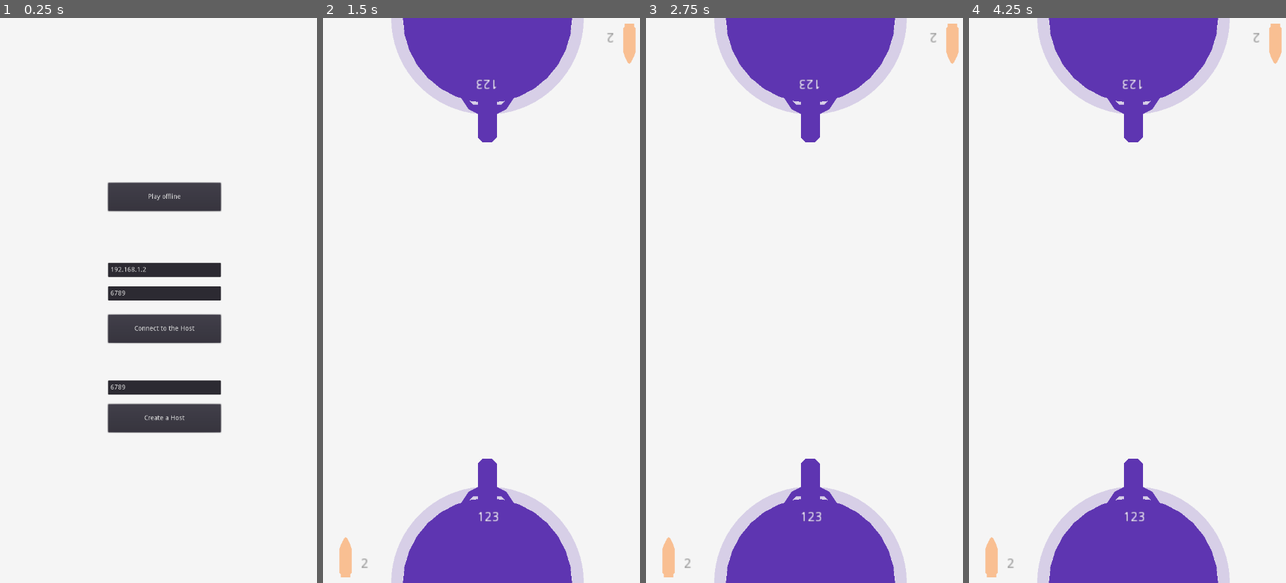
Above: before the commit, frames 1-4 (left to right).
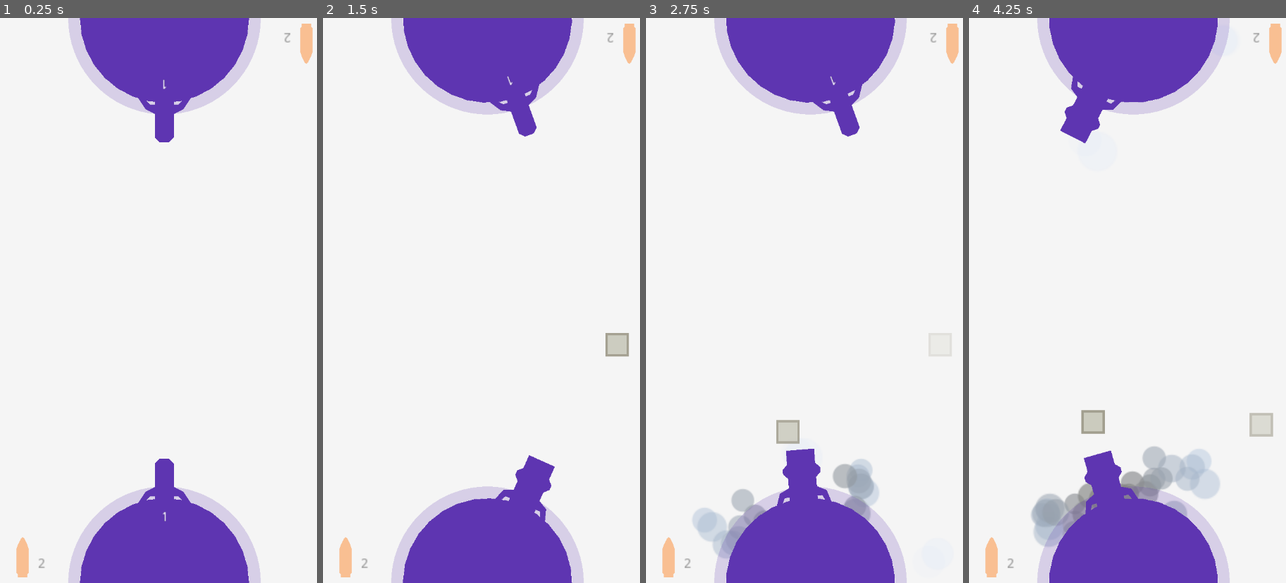
Above: after the commit, the same moments.

Repository: HassanHeydariNasab/2-player-battle
Game: Godot game, scene res://Main.tscn
The game is run twice, just before and just after one commit, with the same random seed, the same clock (stepped at 60 frames per second) and the same inputs. Before the commit the project starts from res://Lobby.tscn.
Inputs (mouse positions are in pixels of both pictures, inside the frame that each line leads up to):
- Up to frame 1 (0.25 s): no input
- Up to frame 2 (1.5 s): click (487, 328) at 0.5 s, where only the run before the commit has a clickable "Connect to the Host"; tap Enter at 1.25 s; move the mouse to (560, 272) at 1.27 s; hold Right (A_right) from 1.28 s (still down); hold Down (A_change_weapon) from 1.28 s (still down); click (560, 272) at 1.42 s
- Up to frame 3 (2.75 s): tap Up (A_shoot) at 1.55 s; release Right (A_right) at 2 s; release Down (A_change_weapon) at 2 s; drag from (744, 328) to (794, 413) at 2.02 s
- Up to frame 4 (4.25 s): move the mouse to (1165, 176) at 2.77 s; hold Right (A_right) 2.78-3.5 s; hold S (B_change_weapon) 2.78-3.5 s; tap W (B_shoot) at 3.05 s; drag from (1117, 413) to (1035, 215) at 3.52 s

The runs differ from the first frame. In frame 1, 26% of the frame differs, in the area x 5-99%, y 0-100%; in frame 2, 2.9%; in frame 3, 4.3%; in frame 4, 6.5%.

Commit message:
Remove network stuff

Diff:
--- a/Base.gd
+++ b/Base.gd
@@ -37,19 +37,15 @@
 		rockets = value
 		nRockets.set_text(str(value))
 
-#TODO harmful on server
 var gunLevel = 1 setget set_gunLevel
-sync func set_gunLevel(value):
-	if get_tree().get_rpc_sender_id() == 1 or (G.is_server and G.is_online) or not G.is_online:
-		if value >= 0 and value <= 100:
-			gunLevel = value
-			GunLevel.set_text(str(value))
-			GunInterval.set_wait_time(1.0/(value+10)*5)
+func set_gunLevel(value):
+	if value >= 0 and value <= 100:
+		gunLevel = value
+		GunLevel.set_text(str(value))
+		GunInterval.set_wait_time(1.0/(value+10)*5)
 
 func inc_gunLevel(by):
 	self.gunLevel += by
-	if G.is_online:
-		self.rpc('set_gunLevel', self.gunLevel)
 
 
 func _ready():
@@ -84,32 +80,32 @@
 		area.queue_free()
 
 
-slave func _set_rotation(angle):
+func _set_rotation(angle):
 	set_rotation(deg2rad(angle))
 
-slave func _rotate(angle):
+func _rotate(angle):
 	rotate(deg2rad(angle))
 
-slave func Gun_start():
+func Gun_start():
 	Gun.Interval.start()
 
-slave func Gun_stop():
+func Gun_stop():
 	Gun.Interval.stop()
 
-slave func Launchpad_start():
+func Launchpad_start():
 	Launchpad.Interval.start()
 	Launchpad.DustR.set_emitting(true)
 	Launchpad.DustL.set_emitting(true)
 	Launchpad.Launch.play()
 
-slave func Launchpad_stop():
+func Launchpad_stop():
 	Launchpad.Interval.stop()
 	Launchpad.DustR.set_emitting(false)
 	Launchpad.DustL.set_emitting(false)
 	Launchpad.Launch.stop()
 
 
-slave func _change_weapon():
+func _change_weapon():
 	if Gun.is_visible_in_tree():
 		Gun.hide()
 		Gun.Interval.stop()
@@ -121,9 +117,4 @@
 
 
 func _on_ChangeWeapon_pressed():
-	if G.Main.is_online:
-		if get_network_master() == get_tree().get_network_unique_id():
-			rpc('_change_weapon')
-			_change_weapon()
-	else:
-		_change_weapon()
+	_change_weapon()
--- a/Bullet.tscn
+++ b/Bullet.tscn
@@ -3,59 +3,29 @@
 [ext_resource path="res://Bullet.gd" type="Script" id=1]
 
 [sub_resource type="RectangleShape2D" id=1]
-
-custom_solver_bias = 0.0
 extents = Vector2( 5, 25 )
 
 [node name="Bullet" type="Area2D"]
-
 scale = Vector2( 0.6, 0.6 )
-input_pickable = true
-gravity_vec = Vector2( 0, 1 )
-gravity = 98.0
-linear_damp = 0.1
-angular_damp = 1.0
 collision_layer = 2
 collision_mask = 5
-audio_bus_override = false
-audio_bus_name = "Master"
 script = ExtResource( 1 )
-_sections_unfolded = [ "Collision", "Transform" ]
 
-[node name="Look" type="Polygon2D" parent="." index="0"]
+[node name="Look" type="Polygon2D" parent="."]
+color = Color( 1, 0.701961, 0, 1 )
+polygon = PoolVector2Array( -5, -20, -3.33333, -26.6667, 0, -30, 3.33333, -26.6667, 5, -20, 5, 20, -5, 20 )
 
-polygon = PoolVector2Array( -5, -20, -3.33333, -26.6667, 0, -30, 3.33333, -26.6667, 5, -20, 5, 20, -5, 20 )
-uv = PoolVector2Array(  )
-color = Color( 1, 0.701961, 0, 1 )
-vertex_colors = PoolColorArray(  )
-offset = Vector2( 0, 0 )
-antialiased = false
-texture = null
-texture_offset = Vector2( 0, 0 )
-texture_scale = Vector2( 1, 1 )
-texture_rotation_degrees = 0.0
-invert_enable = false
-invert_border = 100.0
-
-[node name="CollisionShape2D" type="CollisionShape2D" parent="." index="1"]
-
+[node name="CollisionShape2D" type="CollisionShape2D" parent="."]
 position = Vector2( 0, -5 )
 shape = SubResource( 1 )
 
-[node name="Tick" type="Timer" parent="." index="2"]
-
-process_mode = 1
+[node name="Tick" type="Timer" parent="."]
 wait_time = 0.02
-one_shot = false
 autostart = true
 
-[node name="Lifetime" type="Timer" parent="." index="3"]
-
-process_mode = 1
+[node name="Lifetime" type="Timer" parent="."]
 wait_time = 5.0
-one_shot = false
 autostart = true
 
 [connection signal="timeout" from="Tick" to="." method="_on_Tick_timeout"]
-
 [connection signal="timeout" from="Lifetime" to="." method="_on_Lifetime_timeout"]
--- a/GunUpgrade.gd
+++ b/GunUpgrade.gd
@@ -41,15 +41,9 @@
 	area.queue_free()
 	Lifetime.stop_all()
 	if get_global_position().y > G.Main.screenSize.y/2:
-		if not G.is_online:
-			G.Main.BaseA.inc_gunLevel(1)
-		elif get_tree().get_network_unique_id() == 1:
-			G.Main.BaseA.inc_gunLevel(1)
+		G.Main.BaseA.inc_gunLevel(1)
 	else:
-		if not G.is_online:
-			G.Main.BaseB.inc_gunLevel(1)
-		elif get_tree().get_network_unique_id() == 1:
-			G.Main.BaseB.inc_gunLevel(1)
+		G.Main.BaseB.inc_gunLevel(1)
 	Pick.start()
 
 
--- a/Main.gd
+++ b/Main.gd
@@ -27,7 +27,6 @@
 var is_online = false
 func _ready():
 	G.Main = self
-	is_online = G.is_online
 	BaseA.is_A = true
 	BaseB.is_A = false
 	BaseB.set_rotation(deg2rad(180))
@@ -36,31 +35,8 @@
 	set_process(true)
 	set_physics_process(true)
 
-
-	var args = OS.get_cmdline_args()
-
-	if is_online:
-		if G.is_server:
-			# create server
-			var peer = NetworkedMultiplayerENet.new()
-			peer.create_server(G.listen_to_port, 2)
-			get_tree().set_network_peer(peer)
-			get_tree().connect("network_peer_connected", self, "_player_connected")
-			get_tree().connect("network_peer_disconnected", self, "_player_disconnected")
-
-			$RocketPackInterval.start()
-			$GunUpgradeInterval.start()
-		else:
-			# connect client to server
-			var peer = NetworkedMultiplayerENet.new()
-			peer.create_client(G.connect_to_IP, G.connect_to_port)
-			get_tree().set_network_peer(peer)
-			get_tree().connect("connected_to_server", self, "_connected_ok")
-			get_tree().connect("connection_failed", self, "_connected_fail")
-			get_tree().connect("server_disconnected", self, "_server_disconnected")
-	else:
-		$RocketPackInterval.start()
-		$GunUpgradeInterval.start()
+	$RocketPackInterval.start()
+	$GunUpgradeInterval.start()
 
 
 func _draw():
@@ -76,11 +52,7 @@
 	if event is InputEventScreenDrag or event is InputEventScreenTouch:
 #		printt(event.position, event.index)
 		# rotation
-		if not is_online and event.position.y > screenSize.y/2:
-			BaseA._set_rotation(event.position.x*90/screenSize.x-45)
-			is_touching = true
-		elif is_online and BaseA.get_network_master() == get_tree().get_network_unique_id():
-			BaseA.rpc('_set_rotation', event.position.x*90/screenSize.x-45)
+		if event.position.y > screenSize.y/2:
 			BaseA._set_rotation(event.position.x*90/screenSize.x-45)
 			is_touching = true
 		# gunshot
@@ -88,170 +60,73 @@
 			is_touching = false
 			if BaseA.Gun.is_visible_in_tree():
 				if event.is_pressed() and BaseA.Gun.Interval.is_stopped():
-					if is_online and BaseA.get_network_master() == get_tree().get_network_unique_id():
-						BaseA.rpc('Gun_start')
-						BaseA.Gun_start()
-					else:
-						BaseA.Gun_start()
+					BaseA.Gun_start()
 				elif event is InputEventScreenTouch and (not event.is_pressed()):
-					if is_online:
-						BaseA.rpc('Gun_stop')
-						BaseA.Gun_stop()
-					else:
-						BaseA.Gun_stop()
+					BaseA.Gun_stop()
 			else:
 				if event.is_pressed() and BaseA.Launchpad.Interval.is_stopped() and BaseA.rockets >= 1:
-					if is_online and BaseA.get_network_master() == get_tree().get_network_unique_id():
-						BaseA.rpc('Launchpad_start')
-						BaseA.Launchpad_start()
-					else:
-						BaseA.Launchpad_start()
+					BaseA.Launchpad_start()
 				elif event is InputEventScreenTouch and (not event.is_pressed()):
-					if is_online and BaseA.get_network_master() == get_tree().get_network_unique_id():
-						BaseA.rpc('Launchpad_stop')
-						BaseA.Launchpad_stop()
-					else:
-						BaseA.Launchpad_stop()
+					BaseA.Launchpad_stop()
 
 		# rotation
-		if not is_online and event.position.y < screenSize.y/2:
+		if event.position.y < screenSize.y/2:
 			BaseB._set_rotation(event.position.x*90/-screenSize.x-135)
-			is_touching = true
-		elif is_online and BaseB.get_network_master() == get_tree().get_network_unique_id():
-			BaseB.rpc('_set_rotation', event.position.x*90/screenSize.x+135)
-			BaseB._set_rotation(event.position.x*90/screenSize.x+135)
 			is_touching = true
 		# gunshot
 		if is_touching:
 			is_touching = false
 			if BaseB.Gun.is_visible_in_tree():
 				if event.is_pressed() and BaseB.Gun.Interval.is_stopped():
-					if is_online and BaseB.get_network_master() == get_tree().get_network_unique_id():
-						BaseB.rpc('Gun_start')
-						BaseB.Gun_start()
-					else:
-						BaseB.Gun_start()
+					BaseB.Gun_start()
 				elif event is InputEventScreenTouch and (not event.is_pressed()):
-					if is_online:
-						BaseB.rpc('Gun_stop')
-						BaseB.Gun_stop()
-					else:
-						BaseB.Gun_stop()
+					BaseB.Gun_stop()
 			else:
 				if event.is_pressed() and BaseB.Launchpad.Interval.is_stopped() and BaseB.rockets >= 1:
-					if is_online and BaseB.get_network_master() == get_tree().get_network_unique_id():
-						BaseB.rpc('Launchpad_start')
-						BaseB.Launchpad_start()
-					else:
-						BaseB.Launchpad_start()
+					BaseB.Launchpad_start()
 				elif event is InputEventScreenTouch and (not event.is_pressed()):
-					if is_online and BaseB.get_network_master() == get_tree().get_network_unique_id():
-						BaseB.rpc('Launchpad_stop')
-						BaseB.Launchpad_stop()
-					else:
-						BaseB.Launchpad_stop()
+					BaseB.Launchpad_stop()
 	elif event is InputEventKey:
 		# change weapon
 		if event.is_action_pressed('A_change_weapon'):
-			if not is_online:
-				BaseA._change_weapon()
-			elif is_online:
-				if BaseA.get_network_master() == get_tree().get_network_unique_id():
-					BaseA.rpc('_change_weapon')
-					BaseA._change_weapon()
-				elif BaseB.get_network_master() == get_tree().get_network_unique_id():
-					BaseB.rpc('_change_weapon')
-					BaseB._change_weapon()
+			BaseA._change_weapon()
 		elif event.is_action_pressed('B_change_weapon'):
-			if not is_online:
-				BaseB._change_weapon()
+			BaseB._change_weapon()
 		# shooting
 		elif event.is_action_pressed('A_shoot'):
-			if not is_online:
-				if BaseA.Gun.is_visible_in_tree():
-					BaseA.Gun_start()
-				else:
-					if BaseA.Launchpad.Interval.is_stopped() and BaseA.rockets >= 1:
-						BaseA.Launchpad_start()
+			if BaseA.Gun.is_visible_in_tree():
+				BaseA.Gun_start()
 			else:
-				if BaseA.get_network_master() == get_tree().get_network_unique_id():
-					if BaseA.Gun.is_visible_in_tree():
-						BaseA.rpc('Gun_start')
-						BaseA.Gun_start()
-					else:
-						if BaseA.Launchpad.Interval.is_stopped() and BaseA.rockets >= 1:
-							BaseA.rpc('Launchpad_start')
-							BaseA.Launchpad_start()
-				elif BaseB.get_network_master() == get_tree().get_network_unique_id():
-					if BaseB.Gun.is_visible_in_tree():
-						BaseB.rpc('Gun_start')
-						BaseB.Gun_start()
-					else:
-						if BaseB.Launchpad.Interval.is_stopped() and BaseB.rockets >= 1:
-							BaseB.rpc('Launchpad_start')
-							BaseB.Launchpad_start()
+				if BaseA.Launchpad.Interval.is_stopped() and BaseA.rockets >= 1:
+					BaseA.Launchpad_start()
 		elif event.is_action_pressed('B_shoot'):
-			if not is_online:
-				if BaseB.Gun.is_visible_in_tree():
-					BaseB.Gun_start()
-				else:
-					if BaseB.Launchpad.Interval.is_stopped() and BaseB.rockets >= 1:
-						BaseB.Launchpad_start()
+			if BaseB.Gun.is_visible_in_tree():
+				BaseB.Gun_start()
+			else:
+				if BaseB.Launchpad.Interval.is_stopped() and BaseB.rockets >= 1:
+					BaseB.Launchpad_start()
 		# stop shooting
 		elif event.is_action_released('A_shoot'):
-			if not is_online:
-				if BaseA.Gun.is_visible_in_tree():
-					BaseA.Gun_stop()
-				else:
-					BaseA.Launchpad_stop()
+			if BaseA.Gun.is_visible_in_tree():
+				BaseA.Gun_stop()
 			else:
-				if BaseA.get_network_master() == get_tree().get_network_unique_id():
-					if BaseA.Gun.is_visible_in_tree():
-						BaseA.rpc('Gun_stop')
-						BaseA.Gun_stop()
-					else:
-						BaseA.rpc('Launchpad_stop')
-						BaseA.Launchpad_stop()
-				elif BaseB.get_network_master() == get_tree().get_network_unique_id():
-					if BaseB.Gun.is_visible_in_tree():
-						BaseB.rpc('Gun_stop')
-						BaseB.Gun_stop()
-					else:
-						BaseB.rpc('Launchpad_stop')
-						BaseB.Launchpad_stop()
+				BaseA.Launchpad_stop()
 		elif event.is_action_released('B_shoot'):
-			if not is_online:
-				if BaseB.Gun.is_visible_in_tree():
-					BaseB.Gun_stop()
-				else:
-					BaseB.Launchpad_stop()
+			if BaseB.Gun.is_visible_in_tree():
+				BaseB.Gun_stop()
+			else:
+				BaseB.Launchpad_stop()
 
 
 func _physics_process(delta):
-	if not is_online:
-		if Input.is_action_pressed('A_left'):
-			BaseA.rotate(deg2rad(-2))
-		elif Input.is_action_pressed('A_right'):
-			BaseA.rotate(deg2rad(2))
-		if Input.is_action_pressed('B_left'):
-			BaseB.rotate(deg2rad(2))
-		elif Input.is_action_pressed('B_right'):
-			BaseB.rotate(deg2rad(-2))
-	elif is_online:
-		if Input.is_action_pressed('A_left'):
-			if BaseA.get_network_master() == get_tree().get_network_unique_id():
-				BaseA.rpc('_rotate', -2)
-				BaseA._rotate(-2)
-			elif BaseB.get_network_master() == get_tree().get_network_unique_id():
-				BaseB.rpc('_rotate', -2)
-				BaseB._rotate(-2)
-		elif Input.is_action_pressed('A_right'):
-			if BaseA.get_network_master() == get_tree().get_network_unique_id():
-				BaseA.rpc('_rotate', 2)
-				BaseA._rotate(2)
-			elif BaseB.get_network_master() == get_tree().get_network_unique_id():
-				BaseB.rpc('_rotate', 2)
-				BaseB._rotate(2)
+	if Input.is_action_pressed('A_left'):
+		BaseA.rotate(deg2rad(-2))
+	elif Input.is_action_pressed('A_right'):
+		BaseA.rotate(deg2rad(2))
+	if Input.is_action_pressed('B_left'):
+		BaseB.rotate(deg2rad(2))
+	elif Input.is_action_pressed('B_right'):
+		BaseB.rotate(deg2rad(-2))
 
 
 func _on_Main_item_rect_changed():
@@ -278,11 +153,10 @@
 func _on_RocketPackInterval_timeout():
 	RocketPack_random_x = rand_range(0, screenSize.x)
 	RocketPack_random_y = rand_range(300, screenSize.y-300)
-	rpc('_spawn_RocketPack', RocketPack_random_x, RocketPack_random_y)
 	_spawn_RocketPack(RocketPack_random_x, RocketPack_random_y)
 
 var RocketPack_ = null
-slave func _spawn_RocketPack(random_x, random_y):
+func _spawn_RocketPack(random_x, random_y):
 	RocketPack_ = RocketPack.instance()
 	RocketPack_.set_global_position(
 		Vector2(random_x, random_y)
@@ -294,68 +168,14 @@
 var GunUpgrade_random_y = 0
 # on server
 func _on_GunUpgradeInterval_timeout():
-	print('timeout: ', get_network_master())
 	GunUpgrade_random_x = rand_range(0, screenSize.x)
 	GunUpgrade_random_y = rand_range(300, screenSize.y-300)
-	rpc('_spawn_GunUpgrade', GunUpgrade_random_x, GunUpgrade_random_y)
 	_spawn_GunUpgrade(GunUpgrade_random_x, GunUpgrade_random_y)
 
 var GunUpgrade_ = null
-slave func _spawn_GunUpgrade(random_x, random_y):
-	print('spawn: ', get_network_master())
+func _spawn_GunUpgrade(random_x, random_y):
 	GunUpgrade_ = GunUpgrade.instance()
 	GunUpgrade_.set_global_position(
 		Vector2(random_x, random_y)
 	)
 	Packs.add_child(GunUpgrade_)
-
-
-# on server
-func _player_connected(id):
-	print('player connected: ', id)
-	if $ContainerA.get_network_master() == 1:
-		# on server
-		$ContainerA.set_network_master(id)
-	elif $ContainerB.get_network_master() == 1:
-		# on server
-		$ContainerB.set_network_master(id)
-		# to clients
-		rpc('set_ContainerB_master', id)
-		rpc('set_ContainerA_master', $ContainerA.get_network_master())
-		# to B
-		rpc_id(id, '_rotate_Main_scene')
-	else:
-		print('The game is full')
-	printt($ContainerA.get_network_master(), $ContainerB.get_network_master())
-
-# comes from server to clients
-remote func set_ContainerA_master(id):
-	print('A:',id)
-	$ContainerA.set_network_master(id)
-
-# comes from server to clients
-remote func set_ContainerB_master(id):
-	print('B:',id)
-	# TEST
-	$ContainerB.set_network_master(id)
-
-# comes from server to B
-remote func _rotate_Main_scene():
-	MainCamera.set_rotation_degrees(180)
-
-# on server
-func _player_disconnected(id):
-	print('player disconnected: ', id)
-
-# on client
-func _connected_ok():
-	print('connected to the server. my id is ', get_tree().get_network_unique_id())
-	print('master ', get_network_master())
-
-# on client
-func _connected_fail():
-	print('could not connect to the server')
-
-# on client
-func _server_disconnected():
-	print('the server kicked us!')
--- a/project.godot
+++ b/project.godot
@@ -16,7 +16,7 @@
 [application]
 
 config/name="2-Player-Battle"
-run/main_scene="res://Lobby.tscn"
+run/main_scene="res://Main.tscn"
 config/icon="res://icon.png"
 
 [autoload]
